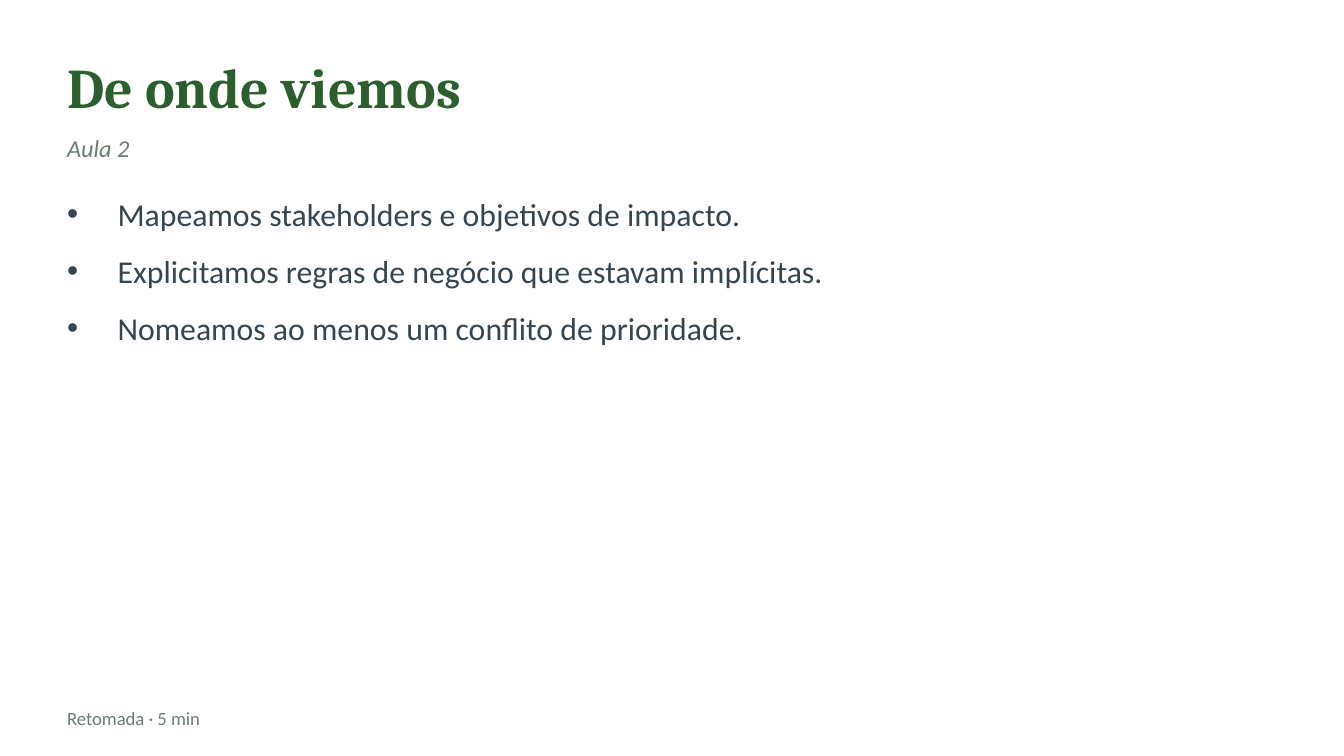
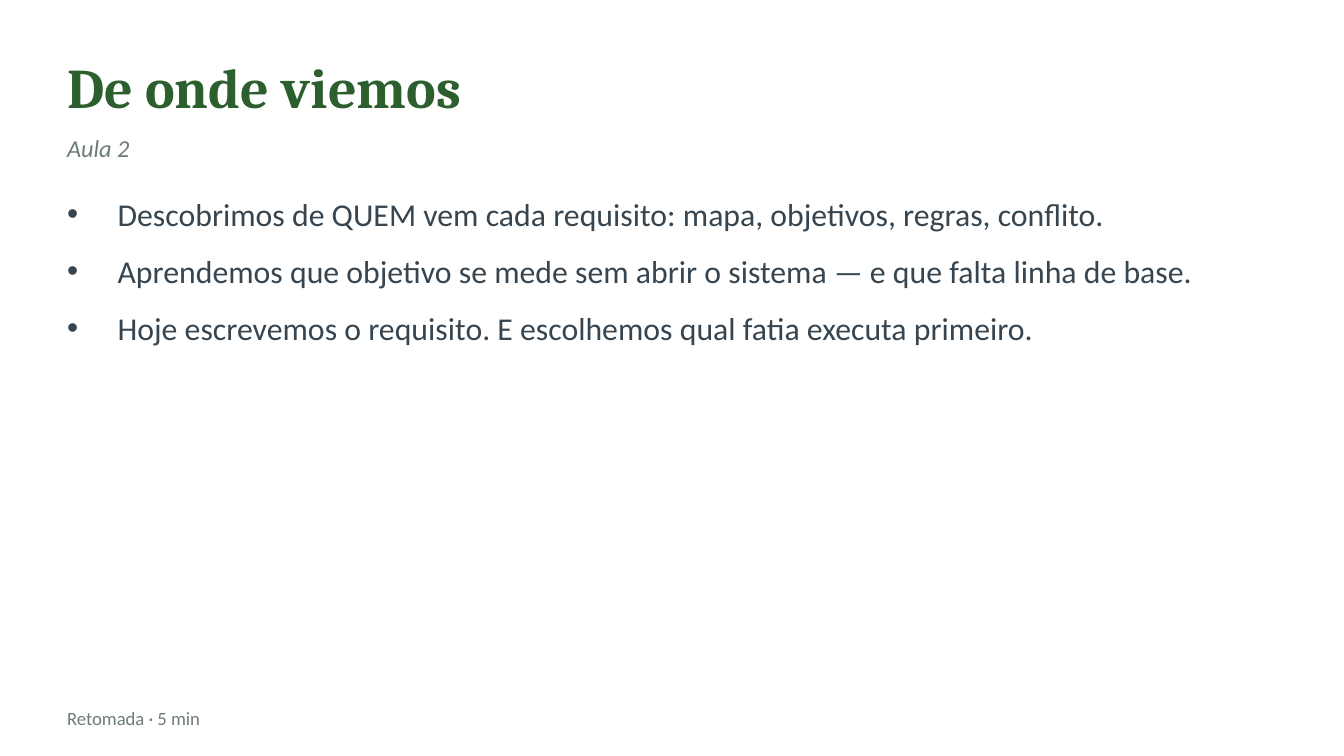
Before and after one commit to CatolicaSC-EngSoft/g1126-analise-projeto-desenvolvimento-agil-alunos, a slide deck: slide 2 of slides/aula-03-requisitos-historias-usuario.pptx. Drawn at 1344x756 pixels with LibreOffice and Linux fonts; fonts in the diff are those of the drawing. Boxes give left, top, right and bottom in pixels: in the first picture for what was removed or moved away, otherwise in the second. Text is boxed around its words. In the diff, an @@ line names an element or a change of style, - is before the commit and + after.

```diff
--- a/slides/aula-03-requisitos-historias-usuario.pptx
+++ b/slides/aula-03-requisitos-historias-usuario.pptx
@@ text at [118,204,1192,346]: text changed @@
-• Mapeamos stakeholders e objetivos de impacto.
-• Explicitamos regras de negócio que estavam implícitas.
-• Nomeamos ao menos um conflito de prioridade.
+• Descobrimos de QUEM vem cada requisito: mapa, objetivos, regras, conflito.
+• Aprendemos que objetivo se mede sem abrir o sistema — e que falta linha de base.
+• Hoje escrevemos o requisito. E escolhemos qual fatia executa primeiro.
```
Also in this commit, not shown: 11 other slides changed, 17 slides added, 3 slides removed, 2 other files.
